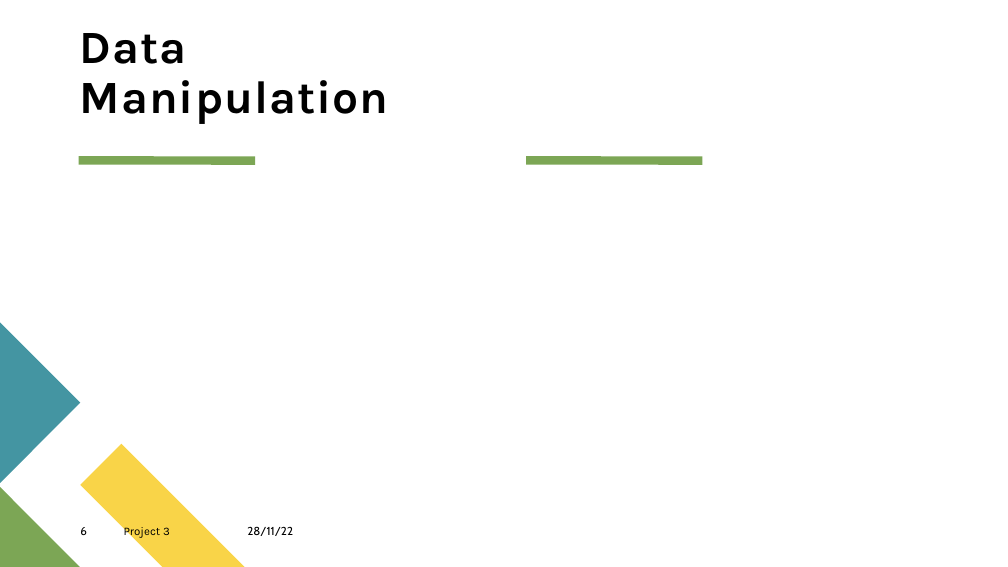
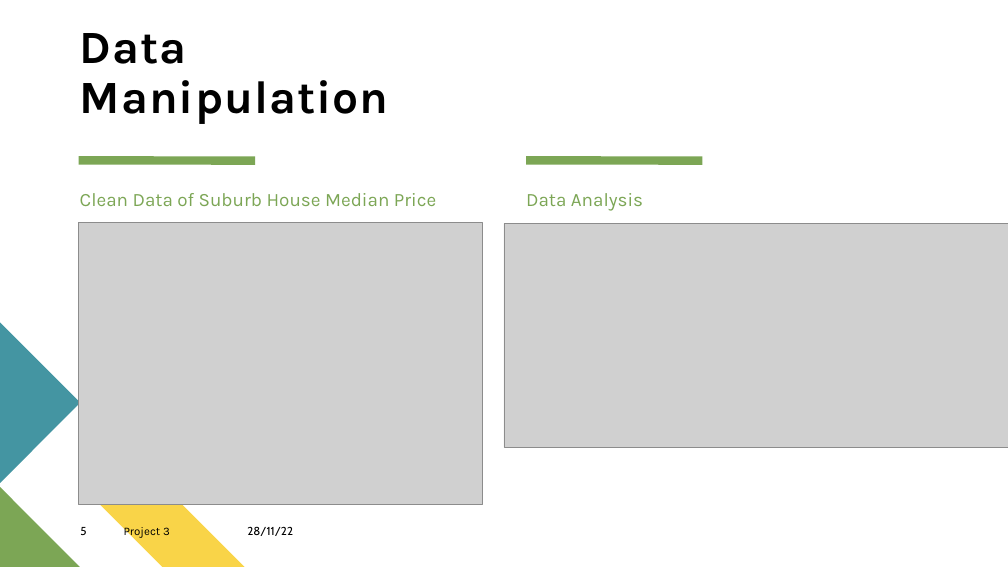
Before and after one commit to panlovelyda/Project-3-Group-8, a slide deck: slide 5 of Victoria Housing Median Price Change from 2011-2021.pptx (slide 6 before the commit). Drawn at 1008x567 pixels with LibreOffice and Linux fonts; fonts in the diff are those of the drawing; grey boxes stand for pictures. Boxes give left, top, right and bottom in pixels: in the first picture for what was removed or moved away, otherwise in the second. Text is boxed around its words. In the diff, an @@ line names an element or a change of style, - is before the commit and + after.

```diff
--- a/Victoria Housing Median Price Change from 2011-2021.pptx
+++ b/Victoria Housing Median Price Change from 2011-2021.pptx
@@ text added at box(80, 193, 436, 206), 18 pt, text #7CA655 @@
+Clean Data of Suburb House Median Price
@@ text added at box(526, 193, 643, 211), 18 pt, text #7CA655 @@
+Data Analysis
@@ picture added at box(78, 222, 482, 504) @@
@@ picture added at box(504, 224, 1008, 448) @@
@@ page number at box(80, 527, 86, 535): text changed @@
-6
+5
```
Also in this commit, not shown: 1 other slide changed, 2 slides added, 1 other file.
